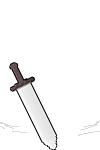
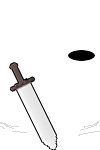
Comparing the layer stacks of the two 100x150 images. Changes:
painted on "Background" over [68, 50, 95, 61]
